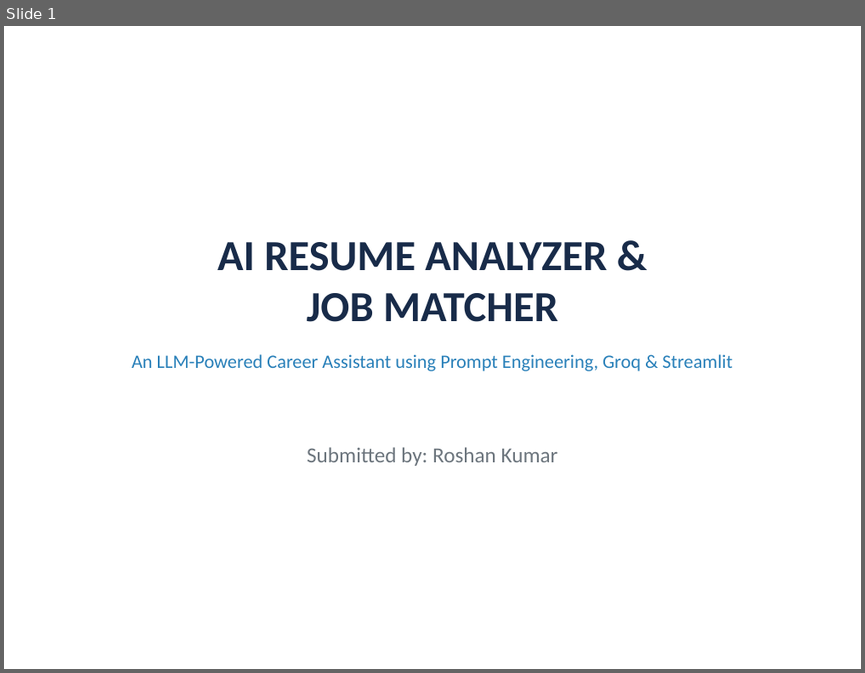
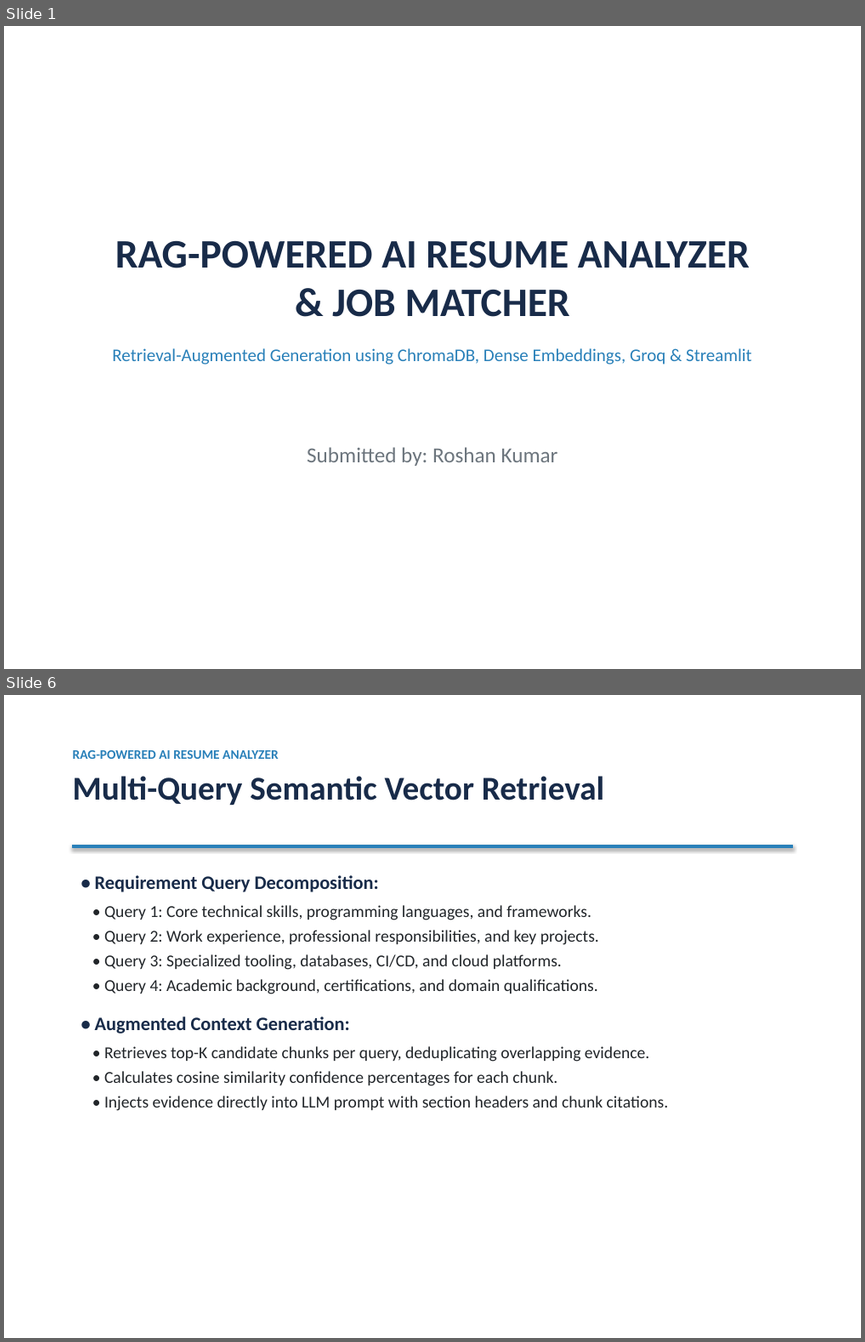
Before and after one commit to Roshan8555/AI-Resume-Analyzer-and-Job-Matcher, a slide deck: AI_Resume_Analyzer_Presentation.pptx. Shown one above the other, each under a label of ours: slide 1 before the commit, slides 1 and 6 after it; the slides between them are not shown. The pictures are 865x673 and 865x1342 pixels, drawn with LibreOffice and Linux fonts; fonts in the diff are those of the drawing. Boxes give left, top, right and bottom in pixels: in the first picture for what was removed or moved away, otherwise in the second. Text is boxed around its words. In the diff, an @@ line names an element or a change of style, - is before the commit and + after.

Commit message:
Convert project to full RAG architecture with ChromaDB vector store, dense embeddings, and semantic retrieval

```diff
--- a/AI_Resume_Analyzer_Presentation.pptx
+++ b/AI_Resume_Analyzer_Presentation.pptx
@@ slide 6 added at <box>4,695,861,1338</box>, background #FFFFFF @@
@@ text added at <box>73,750,604,805</box>, 28 pt, text #182B49, bold @@
+RAG-POWERED AI RESUME ANALYZER
+Multi-Query Semantic Vector Retrieval
@@ rectangle added at <box>73,845,792,847</box>, fill #2980B9, outline #2980B9 0.75 pt @@
@@ text added at <box>95,875,669,1111</box>, 14 pt, text #212529 @@
+• Requirement Query Decomposition:
+• Query 1: Core technical skills, programming languages, and frameworks.
+• Query 2: Work experience, professional responsibilities, and key projects.
+• Query 3: Specialized tooling, databases, CI/CD, and cloud platforms.
+• Query 4: Academic background, certifications, and domain qualifications.
+• Augmented Context Generation:
+• Retrieves top-K candidate chunks per query, deduplicating overlapping evidence.
+• Calculates cosine similarity confidence percentages for each chunk.
+• Injects evidence directly into LLM prompt with section headers and chunk citations.
@@ slide 1 changed as well @@
@@ text at <box>112,240,752,364</box>: text changed; size 16 to 15 pt @@
-AI RESUME ANALYZER &
-JOB MATCHER
-An LLM-Powered Career Assistant using Prompt Engineering, Groq & Streamlit
+RAG-POWERED AI RESUME ANALYZER
+& JOB MATCHER
+Retrieval-Augmented Generation using ChromaDB, Dense Embeddings, Groq & Streamlit
```
Also in this commit, not shown: 7 other slides changed, 1 other slide added, 2 slides removed, 10 other files.
